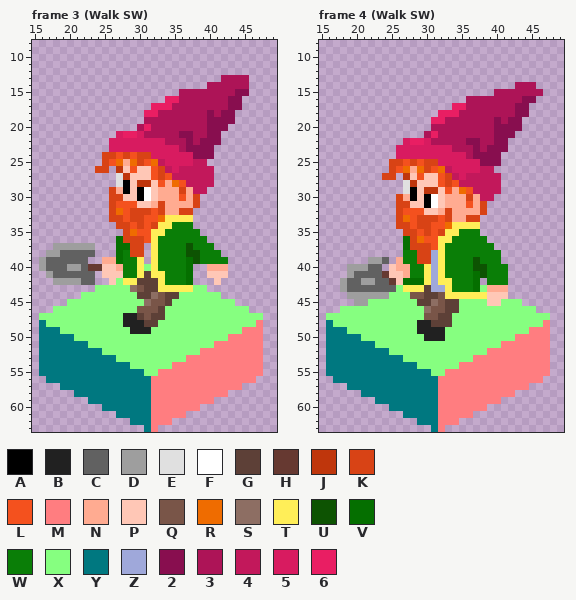
File history of a pixel-art file, Assets/Sprite/Sprite-Gnome.aseprite. Above is the file before it was changed.
64x64 pixels, 36 frames. Shown: frame 3 (Walk SW): x 15..49, y 8..63; frame 4 (Walk SW): x 15..49, y 8..63. The commit also changed other frames, which this record leaves out.
Visible layers, top first: "Chapeau", "Yeux", "Barbe", "Cheveux", "Visage", "Veste", "Pantalon", "Pelle", "Random", "Normal".
Palette (. is transparent): A #000000  B #212121  C #616161  D #9e9e9e  E #e0e0e0  F #ffffff  G #5d4037  H #663931  J #bf360c  K #d84315  L #f4511e  M #ff7d80  N #ffab91  P #ffc7b6  Q #795548  R #ef6c00  S #8d6e63  T #ffee58  U #0d5302  V #056f00  W #0a7e07  X #86ff80  Y #007880  Z #9fa8da  2 #880e4f  3 #ad1457  4 #c2185b  5 #d81b60  6 #e91e63
Pixels before, frame 3 (Walk SW), first column x 16:
13 ..........................3333..
14 ........................333333..
15 ....................3333333322..
16 ..................66333333322...
17 ................6663333333322...
18 ...............6633333332322....
19 ...............3333333332222....
20 ..............3633333333222.....
21 ...........566533333223322......
22 ..........5555555533323222......
23 ..........555555555532222.......
24 .........KKLKLKK555555222.......
25 .........KLRNRKLR4555544........
26 ........KK.JPLPPLK4544444.......
27 ...........EJPPPLKL444444.......
28 ...........EAPJJPLNRL4444.......
29 ..........KNAPAFPNNNKN44........
30 ..........KKPPAFPNNNLNK.........
31 ..........KLLLPPNKNNNNK.........
32 ..........KRLKKKLKNNKK..........
33 ..........KKLKKLLRTTTT..........
34 ...........KKLKLKTTWWW..........
35 ............KRLLTTWWWWW.........
36 ...........VKKKLTWWWWWWW........
37 ..DDDDDD...VVKK.TWWWWUWWW.......
38 .DDCCCCC...VWKK.TWWWWUUWWW......
39 DCCCCCC..NNVWWT.TWWWWVUWWWW.....
40 DCCCDDCHHPPNWWTXTWWWWV..NNN.....
41 .DCCCCCC.PPPWWTGTTWWWV..PPP.....
42 ..DDDDCC..PXTTGGGTWWWV...P......
43 ........XXXXXSQGGTTTTTXX........
44 ......XXXXXXXXGGSQGGXXXXXX......
45 ....XXXXXXXXXXXSQQGXXXXXXXXX....
46 ..XXXXXXXXXXXXQQQGXXXXXXXXXXXX..
47 XXXXXXXXXXXXBBGQGGXXXXXXXXXXXXXX
48 YXXXXXXXXXXXBBBGGXXXXXXXXXXXXXXM
49 YYYXXXXXXXXXXBBBXXXXXXXXXXXXXMMM
50 YYYYYXXXXXXXXXXXXXXXXXXXXXXMMMMM
51 YYYYYYYXXXXXXXXXXXXXXXXXXMMMMMMM
52 YYYYYYYYYXXXXXXXXXXXXXXMMMMMMMMM
53 YYYYYYYYYYYXXXXXXXXXXMMMMMMMMMMM
54 YYYYYYYYYYYYYXXXXXXMMMMMMMMMMMMM
55 YYYYYYYYYYYYYYYXXMMMMMMMMMMMMMMM
56 .YYYYYYYYYYYYYYYMMMMMMMMMMMMMMM.
57 ...YYYYYYYYYYYYYMMMMMMMMMMMMM...
58 .....YYYYYYYYYYYMMMMMMMMMMM.....
59 .......YYYYYYYYYMMMMMMMMM.......
60 .........YYYYYYYMMMMMMM.........
61 ...........YYYYYMMMMM...........
62 .............YYYMMM.............
63 ...............YM...............
Pixels before, frame 4 (Walk SW), first column x 16:
14 ...........................333..
15 ........................3333333.
16 ....................3333333322..
17 ..................66333333322...
18 ................6663333333322...
19 ...............6633333332322....
20 ...............3333333332222....
21 ..............3633333333222.....
22 ...........566533333223322......
23 ..........5555555533323222......
24 ..........555555555532222.......
25 .........KKLKLKK555555222.......
26 .........KLRNRKLR4555544........
27 ........KK.JPLPPLK4544444.......
28 ...........EJPPPLKL444444.......
29 ...........EAPJJPLNRL4444.......
30 ..........KNAPAFPNNNKN44........
31 ..........KKPPAFPNNNLNK.........
32 ..........KLLLPPNKNNNNK.........
33 ..........KRLKKKLKNNKK..........
34 ..........KKLKKLLRTTTT..........
35 ...........KKLKLKTTWWW..........
36 ...........VKRLLTTWWWWW.........
37 ...........VKKKLTWWWWWWW........
38 ...........WWKKZTWWWWWWWW.......
39 ......DDC.NWWKKZTWWWWUWWW.......
40 ...DDDCC.PNNWWTZTWWWWUUWWW......
41 ...DCCCCHPPNWWTZTWWWWVUWWW......
42 ..DCCDDCCHPVVVTZTTWWWV.WWW......
43 ..DCCCCCCCXTTTGZZTWWWVXNNN......
44 ...DDDDDDXXXQQGGQTTTTTTPPP......
45 ....DDXXXXXXXGGSQGGXXXXPPXXX....
46 ..XXXXXXXXXXXXSQQGGXXXXXXXXXXX..
47 XXXXXXXXXXXXXXQQGGXXXXXXXXXXXXXX
48 YXXXXXXXXXXXXBBGGGXXXXXXXXXXXXXM
49 YYYXXXXXXXXXXBBBBXXXXXXXXXXXXMMM
50 YYYYYXXXXXXXXXBBBXXXXXXXXXXMMMMM
51 YYYYYYYXXXXXXXXXXXXXXXXXXMMMMMMM
52 YYYYYYYYYXXXXXXXXXXXXXXMMMMMMMMM
53 YYYYYYYYYYYXXXXXXXXXXMMMMMMMMMMM
54 YYYYYYYYYYYYYXXXXXXMMMMMMMMMMMMM
55 YYYYYYYYYYYYYYYXXMMMMMMMMMMMMMMM
56 .YYYYYYYYYYYYYYYMMMMMMMMMMMMMMM.
57 ...YYYYYYYYYYYYYMMMMMMMMMMMMM...
58 .....YYYYYYYYYYYMMMMMMMMMMM.....
59 .......YYYYYYYYYMMMMMMMMM.......
60 .........YYYYYYYMMMMMMM.........
61 ...........YYYYYMMMMM...........
62 .............YYYMMM.............
63 ...............YM...............
After:
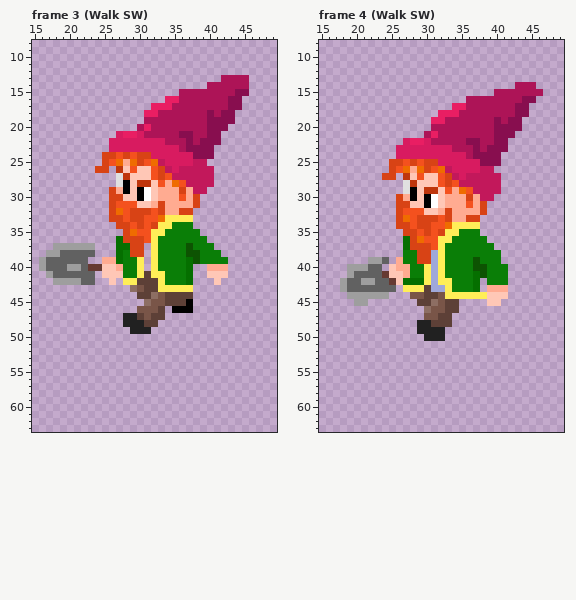
From old to new:
layer "Normal" now hidden
Frame 3 (Walk SW):
y 40: x 31 X -> .
y 42: x 27 X -> .
y 43: x 24..28 XXXXX -> .....; x 38..39 XX -> ..
y 44: x 22..29 XXXXXXXX -> ........; x 36..41 XXXXXX -> GG....
y 45: x 20..30 XXXXXXXXXXX -> ...........; x 35..43 XXXXXXXXX -> GGA......
y 46: x 18..29 XXXXXXXXXXXX -> ............; x 34..45 XXXXXXXXXXXX -> .AAA........
y 47: x 16..27 XXXXXXXXXXXX -> ............; x 34..47 XXXXXXXXXXXXXX -> ..............
y 48: x 16..27 YXXXXXXXXXXX -> ............; x 33..47 XXXXXXXXXXXXXXM -> ...............
y 49: x 16..28 YYYXXXXXXXXXX -> .............; x 32..47 XXXXXXXXXXXXXMMM -> ................
y 50: x 16..47 YYYYYXXXXXXXXXXXXXXXXXXXXXXMMMMM -> ................................
y 51: x 16..47 YYYYYYYXXXXXXXXXXXXXXXXXXMMMMMMM -> ................................
y 52: x 16..47 YYYYYYYYYXXXXXXXXXXXXXXMMMMMMMMM -> ................................
y 53: x 16..47 YYYYYYYYYYYXXXXXXXXXXMMMMMMMMMMM -> ................................
y 54: x 16..47 YYYYYYYYYYYYYXXXXXXMMMMMMMMMMMMM -> ................................
y 55: x 16..47 YYYYYYYYYYYYYYYXXMMMMMMMMMMMMMMM -> ................................
y 56: x 17..46 YYYYYYYYYYYYYYYMMMMMMMMMMMMMMM -> ..............................
y 57: x 19..44 YYYYYYYYYYYYYMMMMMMMMMMMMM -> ..........................
y 58: x 21..42 YYYYYYYYYYYMMMMMMMMMMM -> ......................
y 59: x 23..40 YYYYYYYYYMMMMMMMMM -> ..................
y 60: x 25..38 YYYYYYYMMMMMMM -> ..............
y 61: x 27..36 YYYYYMMMMM -> ..........
y 62: x 29..34 YYYMMM -> ......
y 63: x 31..32 YM -> ..
Frame 4 (Walk SW):
y 43: x 26 X -> .; x 38 X -> .
y 44: x 25..27 XXX -> ...
y 45: x 22..28 XXXXXXX -> .......; x 35..38 XXXX -> ....; x 41..43 XXX -> ...
y 46: x 18..29 XXXXXXXXXXXX -> ............; x 35..45 XXXXXXXXXXX -> ...........
y 47: x 16..29 XXXXXXXXXXXXXX -> ..............; x 34..47 XXXXXXXXXXXXXX -> ..............
y 48: x 16..28 YXXXXXXXXXXXX -> .............; x 34..47 XXXXXXXXXXXXXM -> ..............
y 49: x 16..28 YYYXXXXXXXXXX -> .............; x 33..47 XXXXXXXXXXXXMMM -> ...............
y 50: x 16..29 YYYYYXXXXXXXXX -> ..............; x 33..47 XXXXXXXXXXMMMMM -> ...............
y 51: x 16..47 YYYYYYYXXXXXXXXXXXXXXXXXXMMMMMMM -> ................................
y 52: x 16..47 YYYYYYYYYXXXXXXXXXXXXXXMMMMMMMMM -> ................................
y 53: x 16..47 YYYYYYYYYYYXXXXXXXXXXMMMMMMMMMMM -> ................................
y 54: x 16..47 YYYYYYYYYYYYYXXXXXXMMMMMMMMMMMMM -> ................................
y 55: x 16..47 YYYYYYYYYYYYYYYXXMMMMMMMMMMMMMMM -> ................................
y 56: x 17..46 YYYYYYYYYYYYYYYMMMMMMMMMMMMMMM -> ..............................
y 57: x 19..44 YYYYYYYYYYYYYMMMMMMMMMMMMM -> ..........................
y 58: x 21..42 YYYYYYYYYYYMMMMMMMMMMM -> ......................
y 59: x 23..40 YYYYYYYYYMMMMMMMMM -> ..................
y 60: x 25..38 YYYYYYYMMMMMMM -> ..............
y 61: x 27..36 YYYYYMMMMM -> ..........
y 62: x 29..34 YYYMMM -> ......
y 63: x 31..32 YM -> ..
Boxes around the changes in both pictures, in picture pixels (x1, y1, x2, y2):
changed: (39, 264, 263, 432)
erased: (326, 285, 550, 432)
